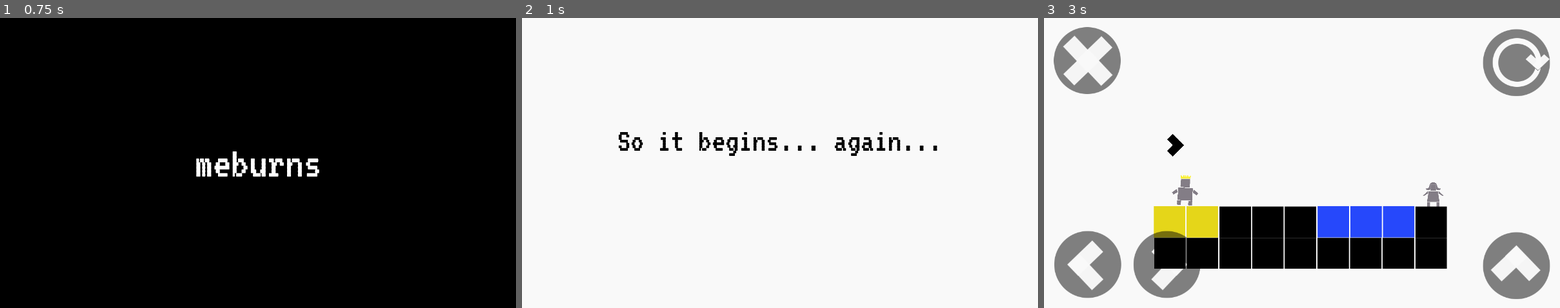
Above: before the commit, frames 1-3 (left to right).
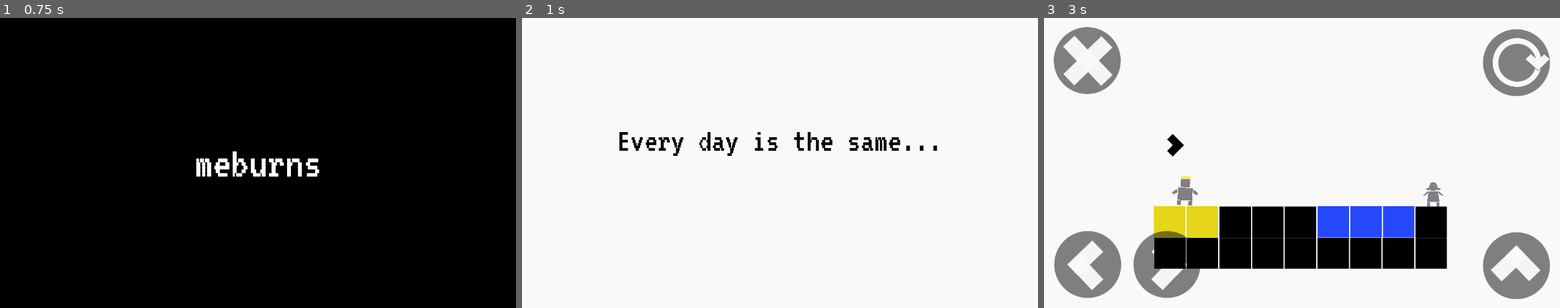
Above: after the commit, the same moments.

Repository: meburns/midas
Game: Godot game, scene res://src/transitions/Splash.tscn
Two runs of this game, one before a commit and one after it. Both use one fixed random seed, a clock stepped at 60 frames per second and the inputs below.
Inputs:
- Up to frame 1 (0.75 s): tap Enter (ui_accept) at 0.5 s; hold Right (move_right) from 0.53 s (still down); tap R (refresh) at 0.6 s
- Up to frame 2 (1 s): keep holding Right (move_right); tap Space (jump) at 0.77 s
- Up to frame 3 (3 s): tap Enter (ui_accept) at 1.25, 2, 2.75 s; tap R (refresh) at 1.35, 2.1, 2.85 s; tap Space (jump) at 1.52 s; release Right (move_right) at 2.03 s; hold A (move_left) 2.03-2.78 s; hold Right (move_right) from 2.78 s (still down)

Frame 1 is identical in both runs. In frame 2, 1.2% of the frame differs, in the area x 18-74%, y 39-48%; in frame 3, nothing differs.

Commit message:
Give levels meaningful names

Diff:
--- a/src/Globals.gd
+++ b/src/Globals.gd
@@ -1,23 +1,23 @@
 extends Node
 
 var transitionText: = [
-	"So it begins... again...",
 	"Every day is the same...",
-	"She is so far away...",
-	"I want to reach her...",
-	"She is distant...",
-	"I wish we could be together...",
-	"Every day I start again...",
-	"The water heals me...",
-	"I can not get over her",
-	"But every morning I am cursed again...",
-	"I can not go on alone...",
-	"I am stuck here...",
-	"This world will not end...",
-	"And will she know...",
-	"I am trapped...",
-	"She is far above me...",
-	"Heart Question Mark..."
+		"Everything I touch turns to gold...",
+			"I am cursed...",
+				"Who can I blame...",
+					"The water helps...",
+						"But the curse returns each day...",
+							"What can I do...",
+								"All my actions are in vain...",
+									"I am a fool...",
+								"I chose to be vain...",
+							"What have I done...",
+						"Each day reminds me...",
+					"Nothing can heal me...",
+				"I am to blame...",
+			"I have cursed myself...",
+		"Everything I touch falls apart...",
+	"Every day is the same..."
 ]
 
 var proLevels: = [
